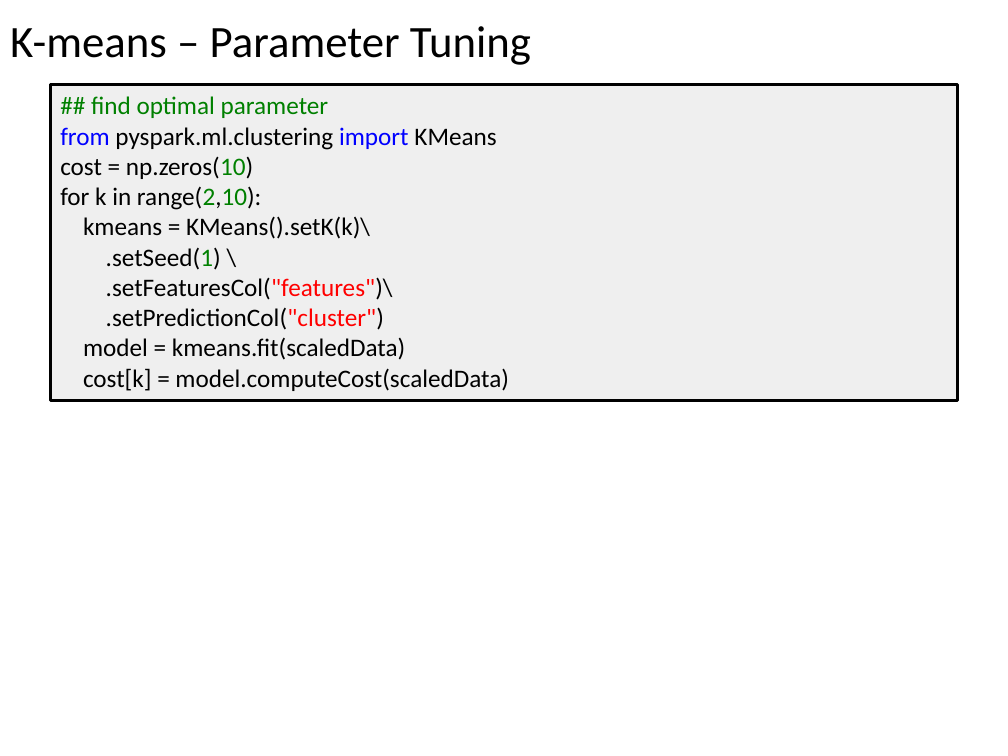
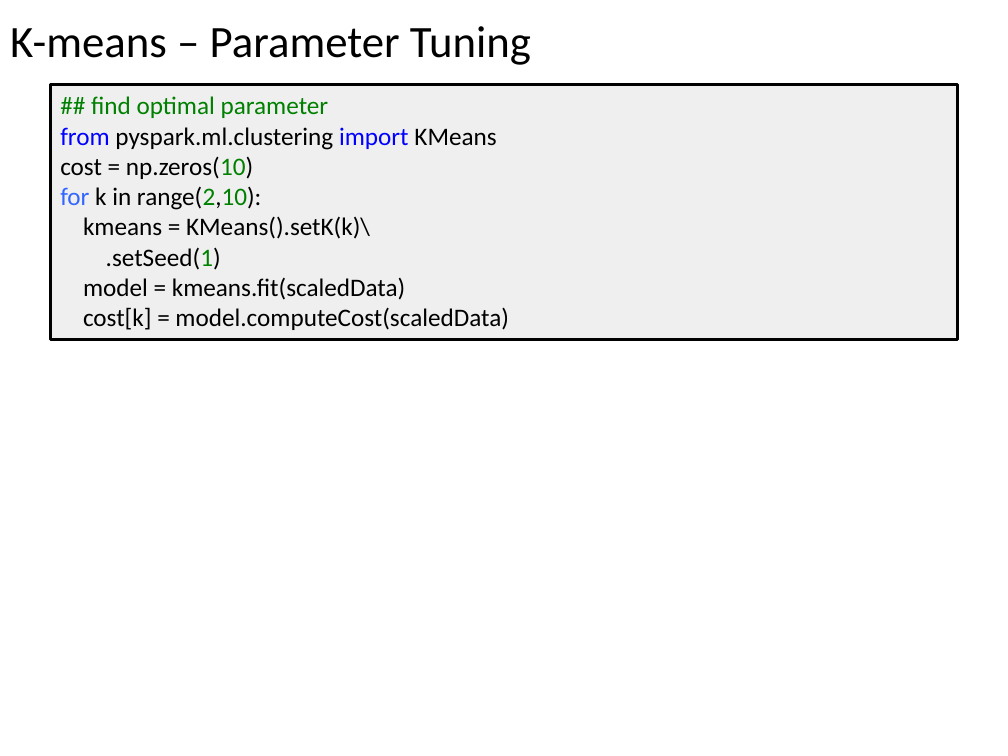
Before and after one commit to deviyantiam/finalproject, a slide deck: slide 20 of jcds03_finalproject.pptx (slide 19 before the commit). Drawn at 1008x756 pixels with LibreOffice and Linux fonts; fonts in the diff are those of the drawing. Boxes give left, top, right and bottom in pixels: in the first picture for what was removed or moved away, otherwise in the second. Text is boxed around its words. In the diff, an @@ line names an element or a change of style, - is before the commit and + after.

```diff
--- a/jcds03_finalproject.pptx
+++ b/jcds03_finalproject.pptx
@@ rectangle "## find optimal parameter": place and size @@
-rectangle "## find optimal parameter" at (50, 85, 958, 400)
+rectangle "## find optimal parameter" at (50, 85, 958, 339)
@@ text in rectangle at (60, 186, 261, 210): text colour #000000 to #3366FF in "for" @@
@@ text in rectangle at (106, 247, 221, 270): text changed @@
-.setSeed(1) \
-.setFeaturesCol("features")\
-.setPredictionCol("cluster")
+.setSeed(1)
```
Also in this commit, not shown: 9 other slides changed, 1 slide added, 1 other file.
